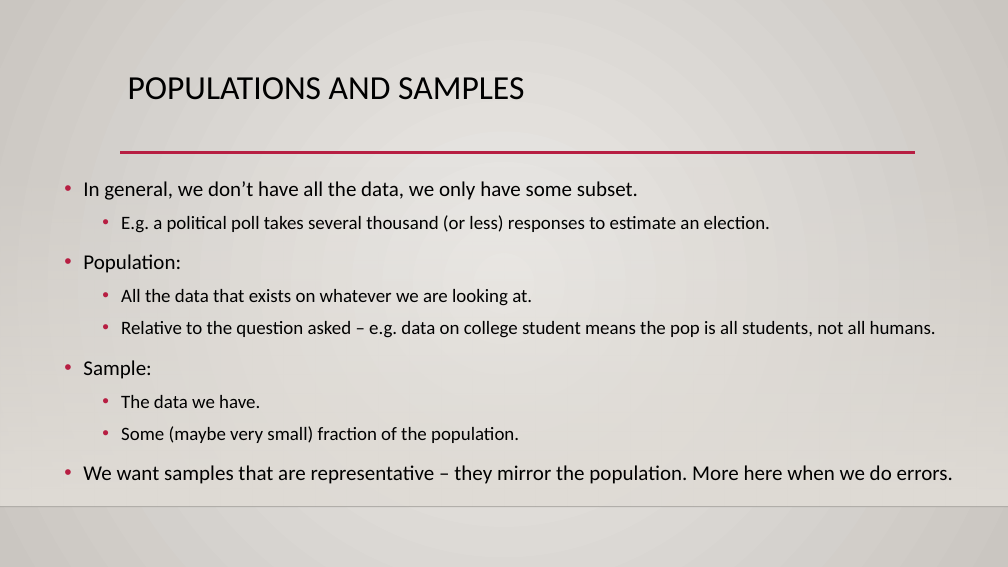
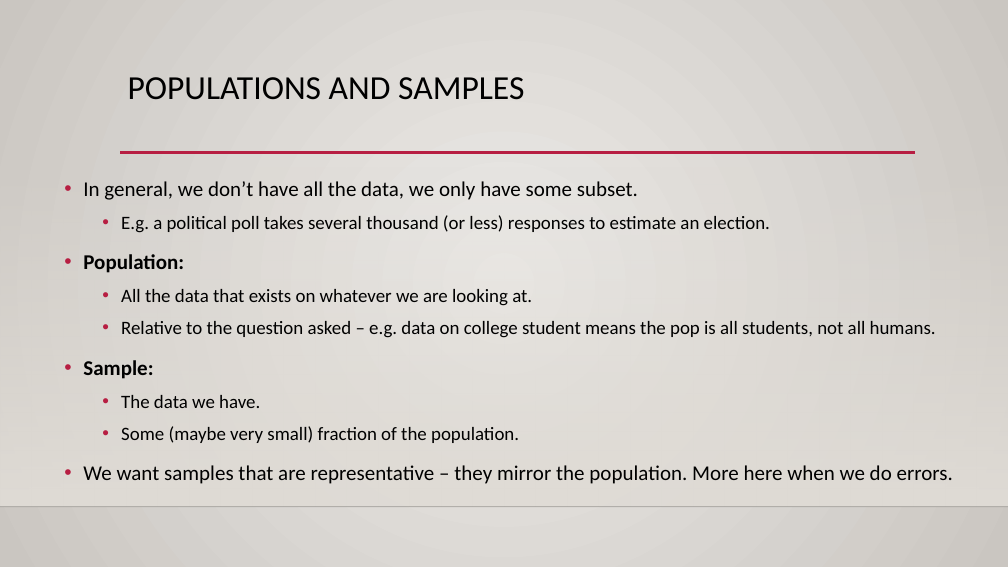
Before and after one commit to SedemSetor/Basic_Stats_in_Python_Student_Repository, a slide deck: slide 4 of reference_material/slides/003_Distribution_Basics.pptx. Drawn at 1008x567 pixels with LibreOffice and Linux fonts; fonts in the diff are those of the drawing; background and template pictures are left out. Boxes give left, top, right and bottom in pixels: in the first picture for what was removed or moved away, otherwise in the second. Text is boxed around its words. In the diff, an @@ line names an element or a change of style, - is before the commit and + after.

```diff
--- a/reference_material/slides/003_Distribution_Basics.pptx
+++ b/reference_material/slides/003_Distribution_Basics.pptx
@@ text at (83,254,184,379): bold on in "Population:", "Sample:" @@
```
Also in this commit, not shown: 3 other slides changed, 4 other files.
